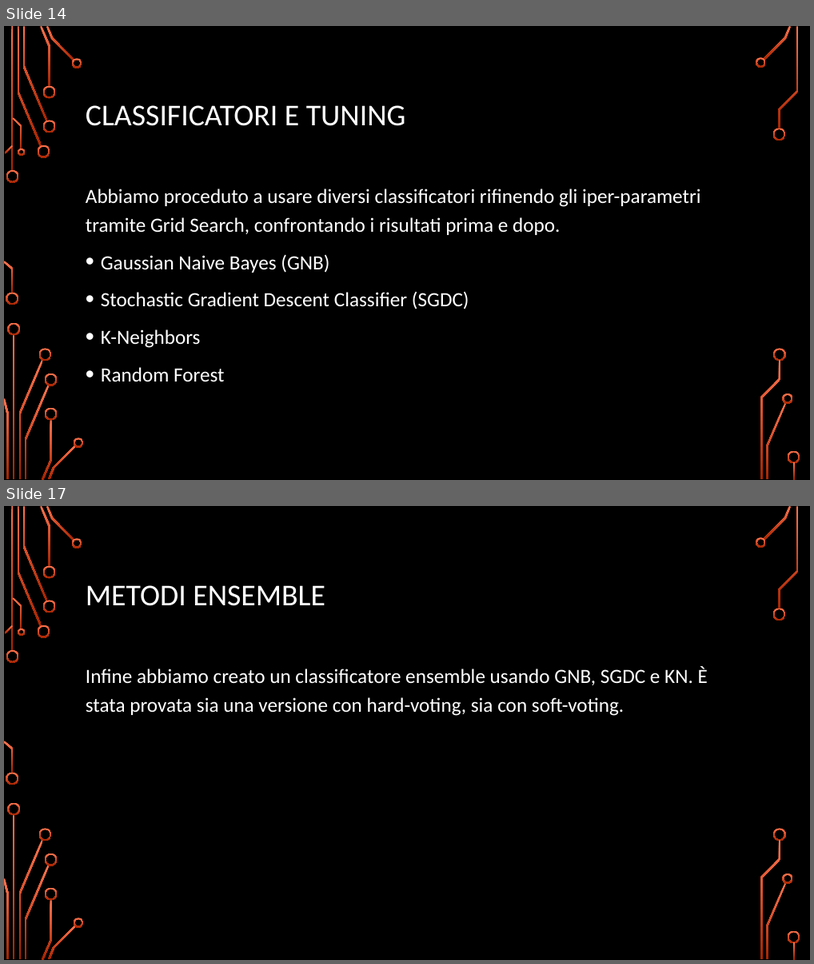
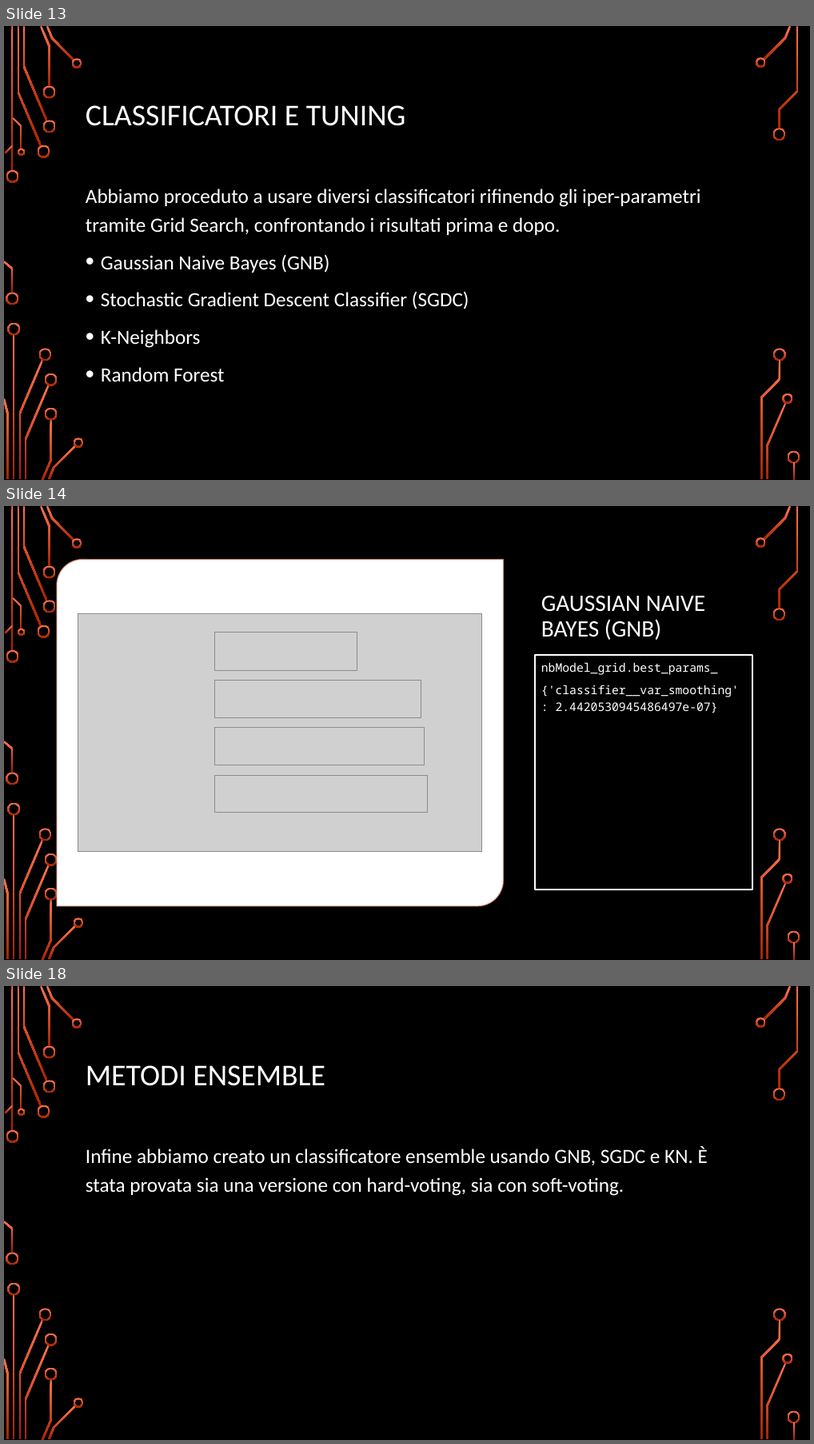
Before and after one commit to rot13-git/Dm-Project, a slide deck: Presentazione.pptx. Shown one above the other, each under a label of ours: slides 14 and 17 before the commit, slides 13, 14 and 18 after it; the slides between them are not shown. The pictures are 814x964 and 814x1444 pixels, drawn with LibreOffice and Linux fonts; fonts in the diff are those of the drawing; grey boxes stand for pictures; background and template pictures are left out. Boxes give left, top, right and bottom in pixels: in the first picture for what was removed or moved away, otherwise in the second. Text is boxed around its words. In the diff, an @@ line names an element or a change of style, - is before the commit and + after.

```diff
--- a/Presentazione.pptx
+++ b/Presentazione.pptx
@@ slide 14 added at (x1=4, y1=506, x2=810, y2=960), background picture (left out); not listed: 36 template elements that a slide beside it also shows @@
@@ round diag rect added at (x1=57, y1=560, x2=503, y2=905), fill #FFFFFF, outline #FFAC95 1.5 pt @@
@@ title added at (x1=542, y1=596, x2=706, y2=640), 28 pt, text #FFFFFF @@
+GAUSSIAN NAIVE BAYES (GNB)
@@ picture added at (x1=78, y1=614, x2=482, y2=852) @@
@@ picture added at (x1=214, y1=632, x2=357, y2=670) @@
@@ rectangle added at (x1=536, y1=655, x2=753, y2=889), fill #000000, outline #FFFFFF 1.75 pt, 14 pt, text #FFFFFF @@
+nbModel_grid.best_params_
+{'classifier__var_smoothing': 2.4420530945486497e-07}
@@ picture added at (x1=214, y1=680, x2=421, y2=718) @@
@@ picture added at (x1=214, y1=727, x2=425, y2=765) @@
@@ picture added at (x1=214, y1=776, x2=427, y2=812) @@
@@ what was slide 14 is now slide 13 @@
@@ what was slide 17 is now slide 18 @@
```
Also in this commit, not shown: 5 slides changed, 8 other slides added, 3 slides removed.
